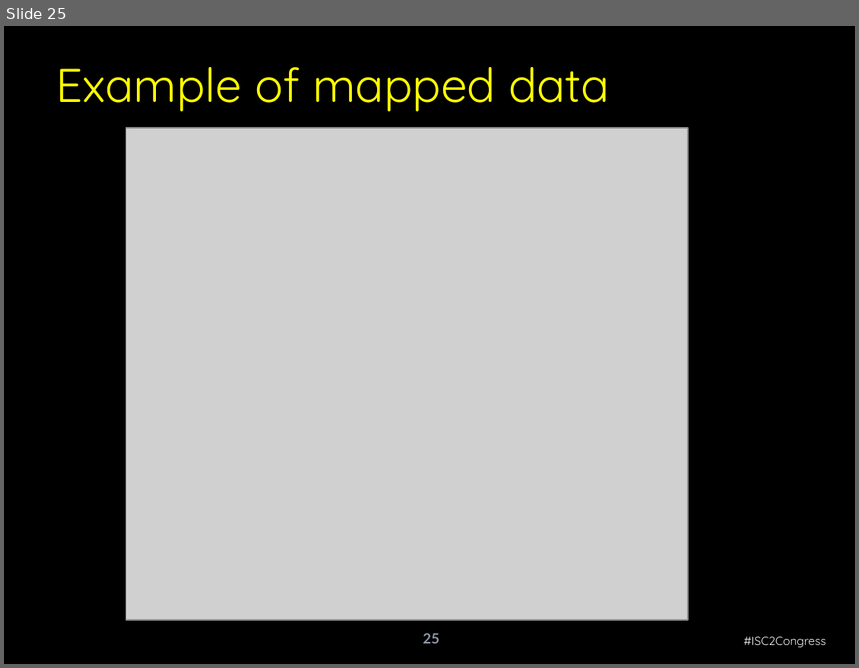
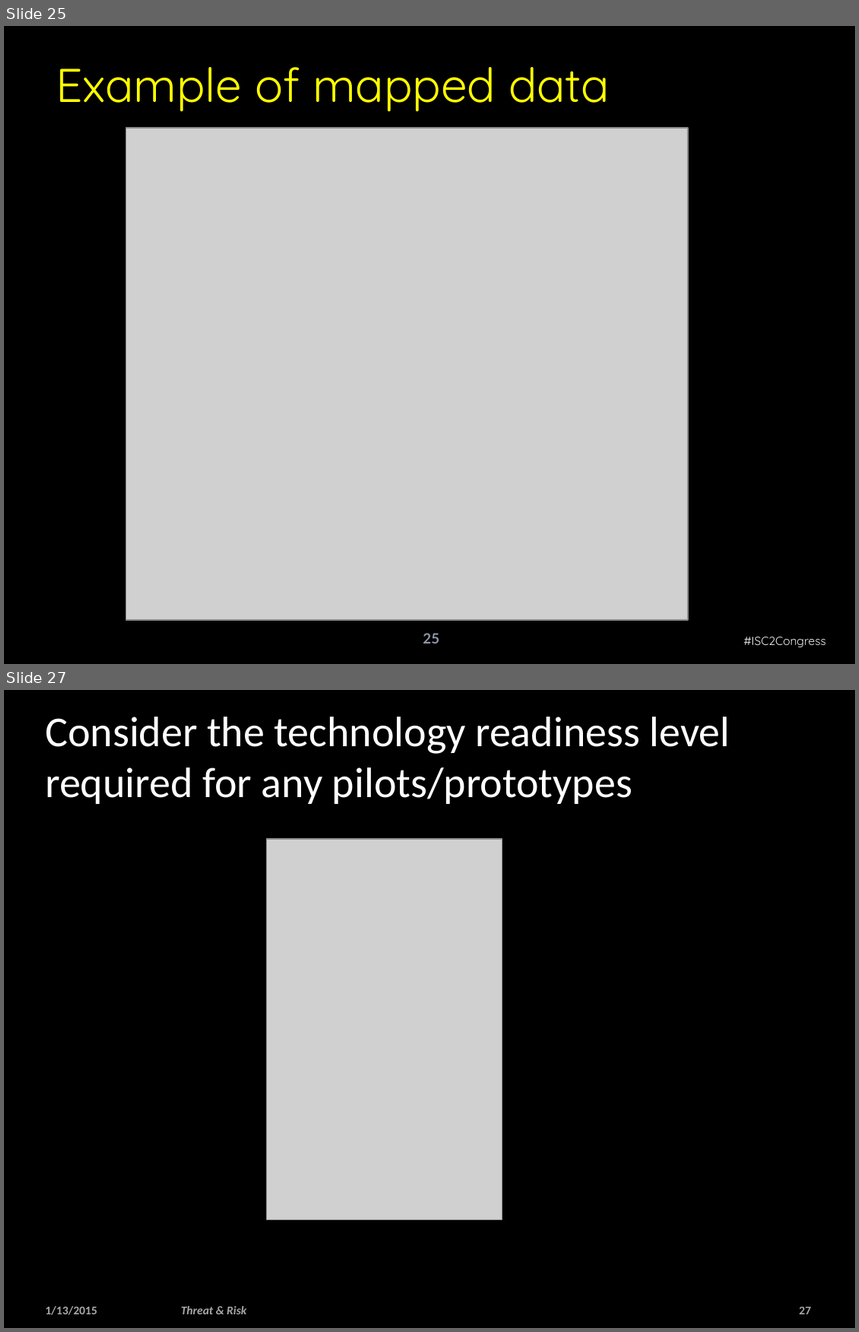
Before and after one commit to omg-threat-modeling/phase1, a slide deck: Team/Threat-risk process.pptx. Shown one above the other, each under a label of ours: slide 25 before the commit, slides 25 and 27 after it; the slides between them are not shown. The pictures are 859x668 and 859x1332 pixels, drawn with LibreOffice and Linux fonts; fonts in the diff are those of the drawing; grey boxes stand for pictures; background and template pictures are left out. Boxes give left, top, right and bottom in pixels: in the first picture for what was removed or moved away, otherwise in the second. Text is boxed around its words. In the diff, an @@ line names an element or a change of style, - is before the commit and + after.

```diff
--- a/Team/Threat-risk process.pptx
+++ b/Team/Threat-risk process.pptx
@@ slide 27 added at (x1=4, y1=690, x2=855, y2=1328), background picture (left out) @@
@@ rectangle added at (x1=4, y1=690, x2=855, y2=1328), fill #000000 at 50% opacity @@
@@ title added at (x1=45, y1=717, x2=731, y2=804), 36 pt, text #FFFFFF @@
+Consider the technology readiness level required for any pilots/prototypes
@@ picture added at (x1=266, y1=839, x2=502, y2=1220) @@
@@ text added at (x1=45, y1=1306, x2=97, y2=1315), 10 pt, text #FFFFFF at 65% opacity, bold @@
+1/13/2015
@@ text added at (x1=181, y1=1306, x2=246, y2=1315), 10 pt, text #FFFFFF at 65% opacity, bold, italic @@
+Threat & Risk
@@ page number added at (x1=799, y1=1307, x2=811, y2=1315), 10 pt, text #FFFFFF at 65% opacity, bold @@
+27
```
Also in this commit, not shown: 24 slides changed, 5 other files.
